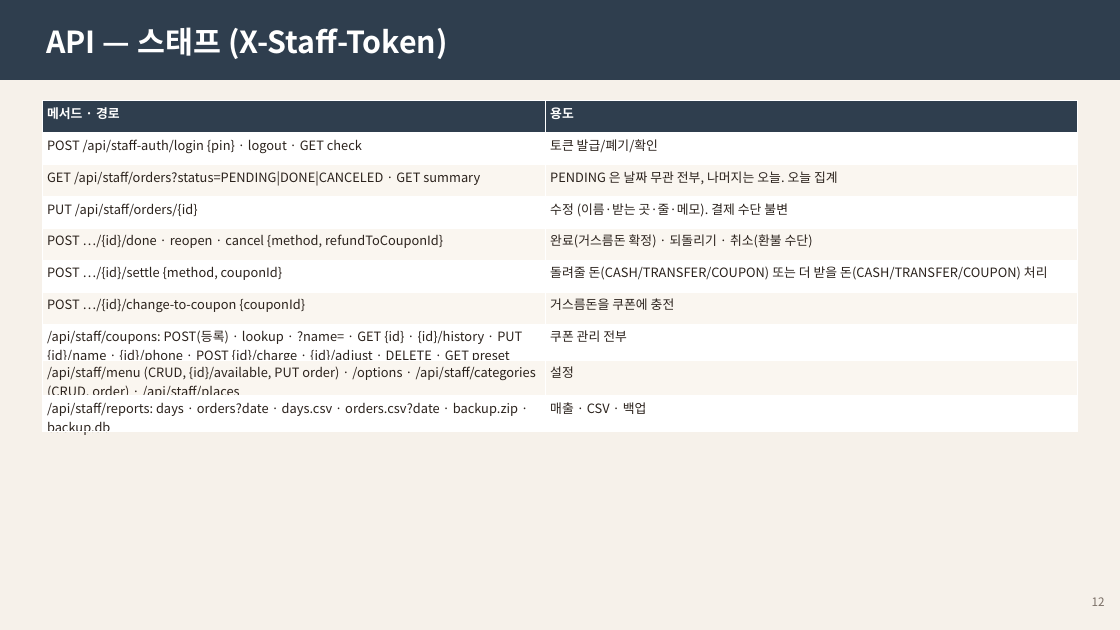
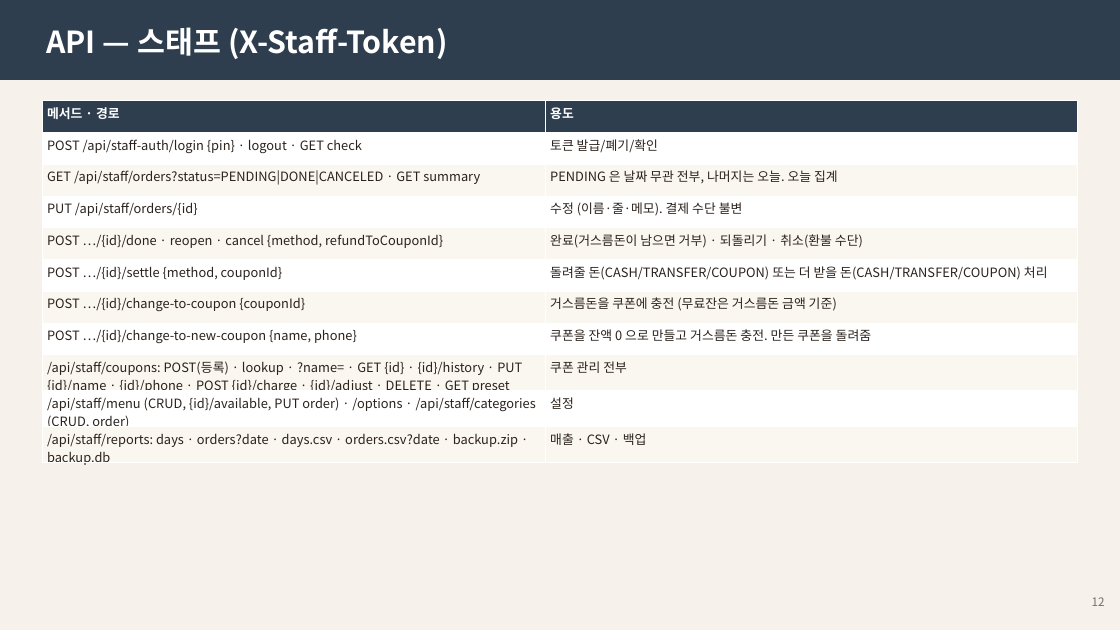
Before and after one commit to Danjjinbibbang/shine_kiosk, a slide deck: slide 12 of docs/manual/열린카페-운영자매뉴얼.pptx. Drawn at 1120x630 pixels with LibreOffice and Linux fonts; fonts in the diff are those of the drawing. Boxes give left, top, right and bottom in pixels: in the first picture for what was removed or moved away, otherwise in the second. Text is boxed around its words. In the diff, an @@ line names an element or a change of style, - is before the commit and + after.

```diff
--- a/docs/manual/열린카페-운영자매뉴얼.pptx
+++ b/docs/manual/열린카페-운영자매뉴얼.pptx
@@ table at [42, 101, 1078, 469] @@
-row 4, column 2: 수정 (이름·받는 곳·줄·메모). 결제 수단 불변
+row 4, column 2: 수정 (이름·줄·메모). 결제 수단 불변
-row 5, column 2: 완료(거스름돈 확정) · 되돌리기 · 취소(환불 수단)
+row 5, column 2: 완료(거스름돈이 남으면 거부) · 되돌리기 · 취소(환불 수단)
-row 7: POST …/{id}/change-to-coupon {couponId} | 거스름돈을 쿠폰에 충전
+row 7: POST …/{id}/change-to-coupon {couponId} | 거스름돈을 쿠폰에 충전 (무료잔은 거스름돈 금액 기준)
+row 8: POST …/{id}/change-to-new-coupon {name, phone} | 쿠폰을 잔액 0 으로 만들고 거스름돈 충전. 만든 쿠폰을 돌려줌
-row 10, column 1: /api/staff/menu (CRUD, {id}/available, PUT order) · /options · /api/staff/categories (CRUD, order) · /api/staff/places
+row 10, column 1: /api/staff/menu (CRUD, {id}/available, PUT order) · /options · /api/staff/categories (CRUD, order)
```
Also in this commit, not shown: 7 other slides changed, 43 other files.
